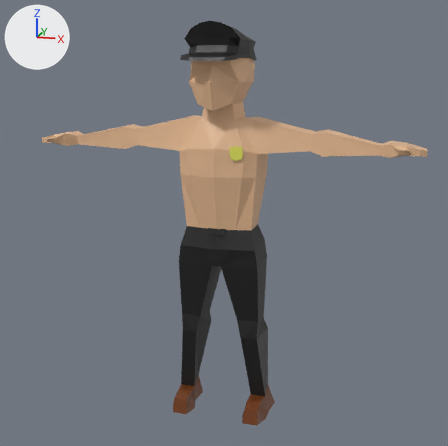
The Blender file TopDownRPG/Assets/Prefab/Characters/Enemy/Model/Enemy_police.blend, before and after one commit.
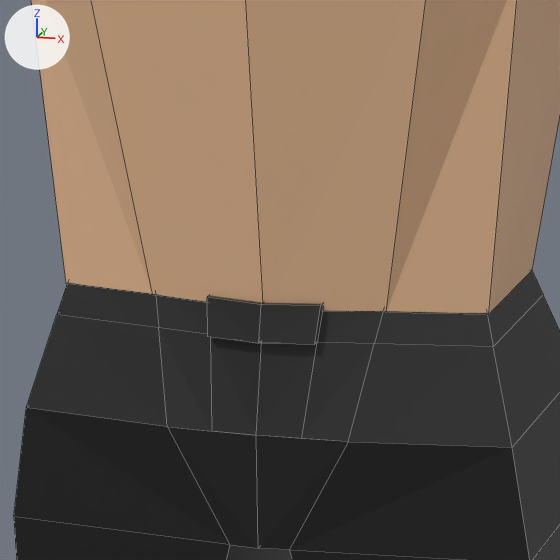
The first picture shows the older version from a 50 mm lens placed at (5.54, -18.81, 11.35), pointed at (0.22, -0.64, 6.66). The close-ups show both versions on the part from 39% to 58% of the width and 41% to 60% of the height of that picture; other places that the commit changed are outside them. Arrows for +X, +Y and +Z are at upper left; the lights stay in place. The close-ups show mesh edges as thin lines.

The first close-up shows 'Pants', 'Shirt'.
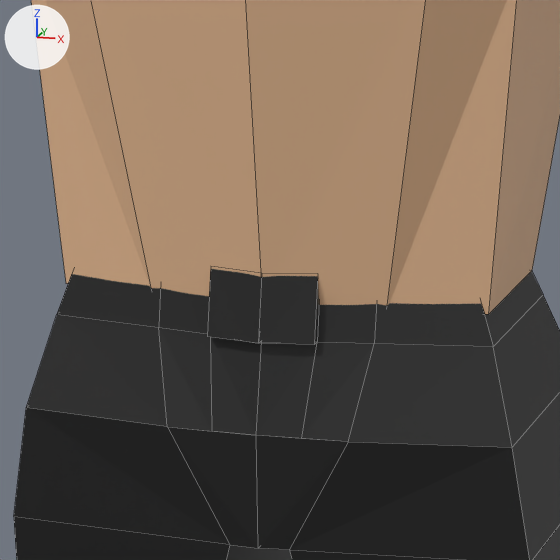
Boxes [x1, y1, x2, y2] around the edits, measured in the close-ups (560 x 560 px; the box of a moved part takes in the faces that stretch with it):
'Pants', reshaped
    before: [14, 271, 560, 560]
    after: [14, 269, 560, 560]
part 1 of me_cube_002, moved or reshaped
    before: [57, 271, 543, 347]
    after: [57, 269, 543, 347]

Patch to the scene script:
```diff
--- a/TopDownRPG/Assets/Prefab/Characters/Enemy/Model/Enemy_police.blend.py
+++ b/TopDownRPG/Assets/Prefab/Characters/Enemy/Model/Enemy_police.blend.py
@@ me_cube_002 @@
 me_cube_002.from_pydata(...)  # 76 vertices, 70 faces; spans x -1.51..1.51, y -0.64..1.14, z -6.84..-0.91
 # used by ob_pants; location = (0.0, -0.175, 7.387)
+# me_cube_002 part 1: all 14 vertices in x -1.05..1.05, y -0.56..0.67, z -0.92..-0.91 are scaled about their middle by 0.94, then moved by (0.0, -0.02, 0.15)
 me_cube_002.materials.append(mat_pant)
```
